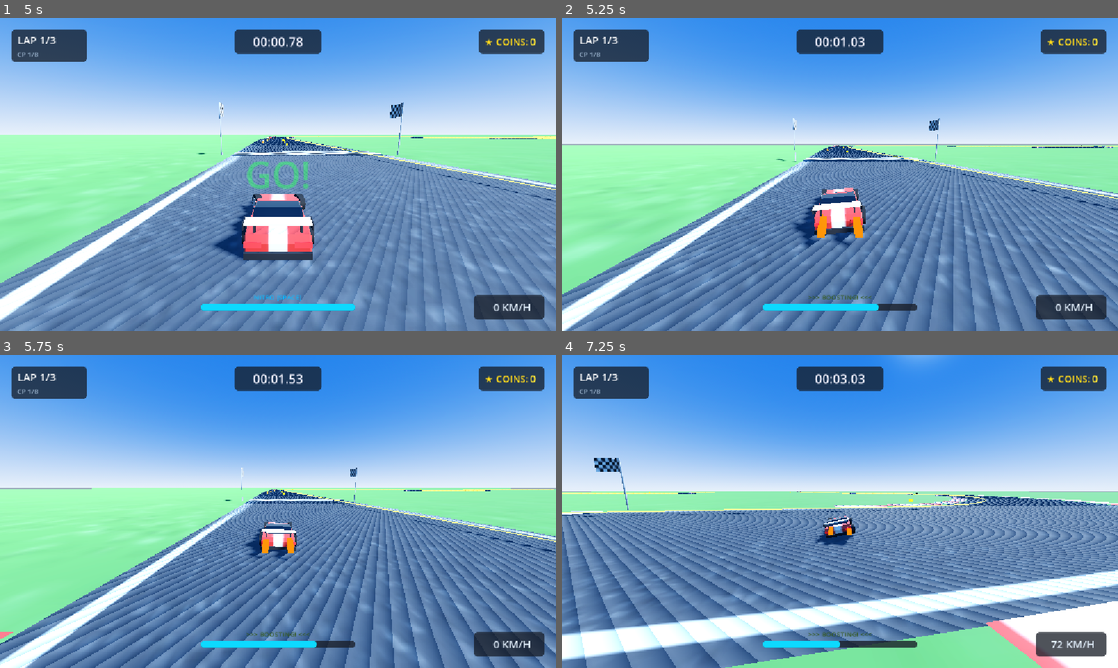
Above: before the commit, frames 1-4 (two rows, left to right).
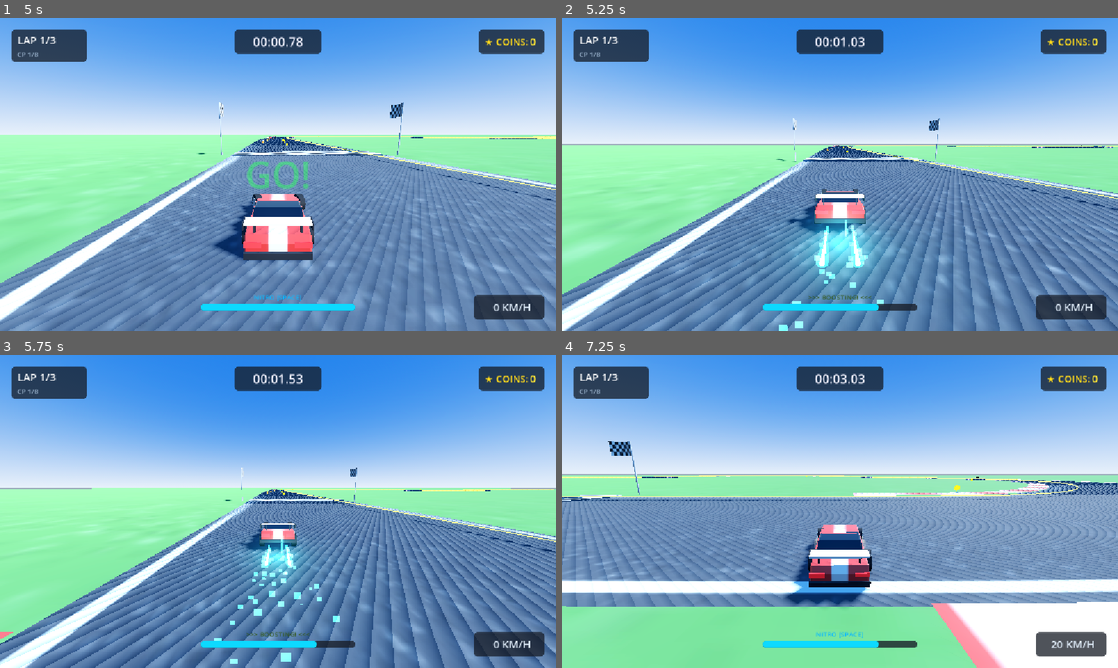
Above: after the commit, the same moments.

Repository: 0xope/Solar-Kart
Game: Godot game, scene res://Game/Scenes/TestTrack.tscn
Two runs of this game, one before a commit and one after it. Both use one fixed random seed, a clock stepped at 60 frames per second and the inputs below.
Inputs:
- Up to frame 1 (5 s): tap Enter at 0.5, 4.35 s; hold D (steer_right) 0.53-1.28 s; hold Space (nitro) 0.53-1.28 s; hold S (brake) 1.28-2.03 s; tap Space (nitro) at 1.35, 2.3, 2.85, 4.55 s; hold D (steer_right) 2.03-2.78 s; hold Enter 2.03-2.78 s; hold W (accelerate) 2.78-3.53 s; hold Space (nitro) 3.53-4.28 s; hold A (steer_left) from 3.53 s (still down)
- Up to frame 2 (5.25 s): release A (steer_left) at 5.03 s; hold S (brake) from 5.03 s (still down); hold Space (nitro) from 5.03 s (still down)
- Up to frame 3 (5.75 s): keep holding S (brake); keep holding Space (nitro)
- Up to frame 4 (7.25 s): release S (brake) at 5.78 s; release Space (nitro) at 5.78 s; hold D (steer_right) 5.78-6.53 s; tap Space (nitro) at 5.85, 6.8 s; hold W (accelerate) from 6.53 s (still down); hold Enter from 6.53 s (still down)

Frame 1 is identical in both runs. In frame 2, 3.8% of the frame differs, in the area x 12-87%, y 40-100%; in frame 3, 1.8%; in frame 4, 70%, in the area x 0-100%, y 0-100%.

Commit message:
Fix chassis tilt, calibrate acceleration and cornering momentum, and upgrade to AAA Nitro VFX

Diff:
--- a/solar-kart/Game/Scenes/PlayerKart.tscn
+++ b/solar-kart/Game/Scenes/PlayerKart.tscn
@@ -27,7 +27,7 @@
 script = ExtResource("3")
 
 [node name="NitroEffect" type="Node3D" parent="."]
-transform = Transform3D(1, 0, 0, 0, 1, 0, 0, 0, 1, 0, 0.55, 2.45)
+transform = Transform3D(1, 0, 0, 0, 1, 0, 0, 0, 1, 0, 0.36, 2.22)
 script = ExtResource("4")
 
 [node name="FlameLeft" type="MeshInstance3D" parent="NitroEffect"]
--- a/solar-kart/Game/Scripts/NitroEffect.gd
+++ b/solar-kart/Game/Scripts/NitroEffect.gd
@@ -1,50 +1,215 @@
 class_name NitroEffect
 extends Node3D
 
-@export var flicker_speed := 22.0
-@export var min_scale := 0.8
-@export var max_scale := 1.4
+@export var pulse_speed := 28.0
+@export var flame_length := 1.7
+@export var nozzle_spacing := 0.42
 
 var _controller: NitroController
-var _flames: Array[MeshInstance3D] = []
-var _particles: Array[GPUParticles3D] = []
+var _flames_outer: Array[MeshInstance3D] = []
+var _flames_inner: Array[MeshInstance3D] = []
+var _particles: Array[CPUParticles3D] = []
+var _underglow: OmniLight3D
 var _active := false
 var _time := 0.0
+var _shock_timer := 0.0
 
 func _ready() -> void:
 	_controller = get_parent().get_node_or_null("NitroController") as NitroController
-	for child in get_children():
-		if child is MeshInstance3D:
-			_flames.append(child)
-			child.visible = false
-		elif child is GPUParticles3D:
-			_particles.append(child)
-			child.emitting = false
+	_clear_initial_placeholders()
+	_build_aaa_nitro_vfx()
 
 	if _controller != null:
 		_controller.activated.connect(_on_activated)
 		_controller.deactivated.connect(_on_deactivated)
 
+func _clear_initial_placeholders() -> void:
+	for child in get_children():
+		child.queue_free()
+
+func _build_aaa_nitro_vfx() -> void:
+	# Materials
+	var outer_mat := StandardMaterial3D.new()
+	outer_mat.shading_mode = BaseMaterial3D.SHADING_MODE_UNSHADED
+	outer_mat.transparency = BaseMaterial3D.TRANSPARENCY_ALPHA
+	outer_mat.blend_mode = BaseMaterial3D.BLEND_MODE_ADD
+	outer_mat.albedo_color = Color(0.08, 0.65, 1.0, 0.85) # Electric Solar Cyan
+	outer_mat.emission_enabled = true
+	outer_mat.emission = Color(0.0, 0.75, 1.0)
+	outer_mat.emission_energy_multiplier = 4.0
+
+	var inner_mat := StandardMaterial3D.new()
+	inner_mat.shading_mode = BaseMaterial3D.SHADING_MODE_UNSHADED
+	inner_mat.transparency = BaseMaterial3D.TRANSPARENCY_ALPHA
+	inner_mat.blend_mode = BaseMaterial3D.BLEND_MODE_ADD
+	inner_mat.albedo_color = Color(0.92, 0.98, 1.0, 0.95) # White-hot plasma core
+	inner_mat.emission_enabled = true
+	inner_mat.emission = Color(0.85, 0.95, 1.0)
+	inner_mat.emission_energy_multiplier = 6.0
+
+	var particle_mat := StandardMaterial3D.new()
+	particle_mat.shading_mode = BaseMaterial3D.SHADING_MODE_UNSHADED
+	particle_mat.transparency = BaseMaterial3D.TRANSPARENCY_ALPHA
+	particle_mat.blend_mode = BaseMaterial3D.BLEND_MODE_ADD
+	particle_mat.albedo_color = Color(0.2, 0.85, 1.0, 0.9)
+
+	var quad_mesh := QuadMesh.new()
+	quad_mesh.size = Vector2(0.12, 0.12)
+	quad_mesh.material = particle_mat
+
+	var offsets := [-nozzle_spacing, nozzle_spacing]
+
+	for offset_x in offsets:
+		var nozzle := Node3D.new()
+		nozzle.name = "Nozzle_%s" % ("L" if offset_x < 0 else "R")
+		nozzle.position = Vector3(offset_x, 0, 0)
+		add_child(nozzle)
+
+		# 1. Outer Supersonic Flame Cone
+		var outer_mesh := CylinderMesh.new()
+		outer_mesh.top_radius = 0.02
+		outer_mesh.bottom_radius = 0.16
+		outer_mesh.height = flame_length
+		outer_mesh.radial_segments = 12
+
+		var outer_inst := MeshInstance3D.new()
+		outer_inst.mesh = outer_mesh
+		outer_inst.material_override = outer_mat
+		# Cylinder default is along Y; rotate 90 deg around X so bottom is forward, top is back (+Z)
+		outer_inst.rotation_degrees = Vector3(-90, 0, 0)
+		outer_inst.position = Vector3(0, 0, flame_length * 0.5)
+		outer_inst.visible = false
+		nozzle.add_child(outer_inst)
+		_flames_outer.append(outer_inst)
+
+		# 2. Inner White-Hot Plasma Core
+		var inner_mesh := CylinderMesh.new()
+		inner_mesh.top_radius = 0.005
+		inner_mesh.bottom_radius = 0.07
+		inner_mesh.height = flame_length * 1.15
+		inner_mesh.radial_segments = 8
+
+		var inner_inst := MeshInstance3D.new()
+		inner_inst.mesh = inner_mesh
+		inner_inst.material_override = inner_mat
+		inner_inst.rotation_degrees = Vector3(-90, 0, 0)
+		inner_inst.position = Vector3(0, 0, flame_length * 0.55)
+		inner_inst.visible = false
+		nozzle.add_child(inner_inst)
+		_flames_inner.append(inner_inst)
+
+		# 3. High-Velocity Sparks / Embers Particle Stream
+		var cpu_p := CPUParticles3D.new()
+		cpu_p.name = "Sparks"
+		cpu_p.mesh = quad_mesh
+		cpu_p.emitting = false
+		cpu_p.amount = 36
+		cpu_p.lifetime = 0.32
+		cpu_p.speed_scale = 1.2
+		cpu_p.explosiveness = 0.0
+		cpu_p.randomness = 0.35
+		cpu_p.direction = Vector3(0, 0, 1) # Streams straight backward (+Z)
+		cpu_p.spread = 7.0
+		cpu_p.initial_velocity_min = 18.0
+		cpu_p.initial_velocity_max = 28.0
+		cpu_p.gravity = Vector3(0, -1.5, 0)
+		cpu_p.scale_amount_min = 0.7
+		cpu_p.scale_amount_max = 1.4
+		cpu_p.color = Color(0.3, 0.9, 1.0, 0.9)
+		nozzle.add_child(cpu_p)
+		_particles.append(cpu_p)
+
+	# 4. Dynamic Neon Ground Light
+	_underglow = OmniLight3D.new()
+	_underglow.name = "NitroUnderglow"
+	_underglow.light_color = Color(0.1, 0.82, 1.0)
+	_underglow.light_energy = 0.0
+	_underglow.omni_range = 6.0
+	_underglow.omni_attenuation = 1.3
+	_underglow.position = Vector3(0, -0.15, 0.4)
+	add_child(_underglow)
+
 func _process(delta: float) -> void:
 	if not _active:
+		if _underglow != null and _underglow.light_energy > 0.0:
+			_underglow.light_energy = move_toward(_underglow.light_energy, 0.0, 10.0 * delta)
 		return
+
 	_time += delta
-	var pulse := lerpf(min_scale, max_scale, 0.5 + 0.5 * sin(_time * flicker_speed))
-	var flicker_x := 0.9 + 0.2 * randf()
-	for flame in _flames:
-		flame.scale = Vector3(flicker_x, flicker_x, pulse)
+	_shock_timer += delta
+
+	# Supersonic Flame Pulse Animation
+	var pulse := 1.0 + 0.18 * sin(_time * pulse_speed)
+	var jitter_x := 0.92 + 0.16 * randf()
+	var jitter_y := 0.92 + 0.16 * randf()
+
+	for flame in _flames_outer:
+		flame.scale = Vector3(jitter_x, jitter_y, pulse)
+
+	for core in _flames_inner:
+		var core_pulse := 1.0 + 0.25 * sin(_time * (pulse_speed * 1.3))
+		core.scale = Vector3(jitter_y * 0.9, jitter_x * 0.9, core_pulse)
+
+	# Neon Underglow Pulsing
+	if _underglow != null:
+		var target_energy := 3.2 + 0.8 * sin(_time * 20.0)
+		_underglow.light_energy = lerpf(_underglow.light_energy, target_energy, 24.0 * delta)
+
+	# Periodic Supersonic Shock Rings (Mach diamonds)
+	if _shock_timer >= 0.11:
+		_shock_timer = 0.0
+		_spawn_shock_ring()
+
+func _spawn_shock_ring() -> void:
+	var ring := MeshInstance3D.new()
+	var torus := TorusMesh.new()
+	torus.inner_radius = 0.16
+	torus.outer_radius = 0.22
+	torus.rings = 16
+	torus.ring_segments = 6
+
+	var mat := StandardMaterial3D.new()
+	mat.shading_mode = BaseMaterial3D.SHADING_MODE_UNSHADED
+	mat.transparency = BaseMaterial3D.TRANSPARENCY_ALPHA
+	mat.blend_mode = BaseMaterial3D.BLEND_MODE_ADD
+	mat.albedo_color = Color(0.25, 0.85, 1.0, 0.8)
+
+	ring.mesh = torus
+	ring.material_override = mat
+	# Align ring perpendicular to +Z direction
+	ring.rotation_degrees = Vector3(90, 0, 0)
+	get_parent().get_parent().add_child(ring)
+
+	ring.global_position = global_position + Vector3(0, 0.05, 0.2)
+
+	var tween := ring.create_tween()
+	var final_scale := Vector3(2.6, 2.6, 2.6)
+	var final_pos := ring.global_position + global_transform.basis.z * 1.8
+	tween.tween_property(ring, "scale", final_scale, 0.22)
+	tween.parallel().tween_property(ring, "global_position", final_pos, 0.22)
+	tween.parallel().tween_property(mat, "albedo_color:a", 0.0, 0.22)
+	tween.tween_callback(ring.queue_free)
 
 func _on_activated() -> void:
 	_active = true
 	_time = 0.0
-	for flame in _flames:
+	_shock_timer = 0.0
+
+	for flame in _flames_outer:
 		flame.visible = true
+	for core in _flames_inner:
+		core.visible = true
 	for p in _particles:
 		p.emitting = true
+		p.restart()
+	if _underglow != null:
+		_underglow.light_energy = 3.5
 
 func _on_deactivated() -> void:
 	_active = false
-	for flame in _flames:
+	for flame in _flames_outer:
 		flame.visible = false
+	for core in _flames_inner:
+		core.visible = false
 	for p in _particles:
 		p.emitting = false
--- a/solar-kart/Game/Scripts/PlayerKart.gd
+++ b/solar-kart/Game/Scripts/PlayerKart.gd
@@ -3,21 +3,21 @@
 
 @export var max_forward_speed := 36.0
 @export var max_reverse_speed := 10.0
-@export var acceleration := 22.0
-@export var launch_boost_factor := 1.35
-@export var launch_boost_threshold := 12.0
-@export var brake_deceleration := 36.0
-@export var coast_deceleration := 6.0
+@export var acceleration := 13.0
+@export var launch_boost_factor := 1.18
+@export var launch_boost_threshold := 8.5
+@export var brake_deceleration := 24.0
+@export var coast_deceleration := 4.5
 @export var reverse_acceleration := 12.0
 @export var reverse_engage_speed := 0.5
 
-@export var turn_rate := 2.8
+@export var turn_rate := 2.6
 @export var steering_full_speed := 14.0
-@export var steering_min_factor := 0.38
-@export var lateral_grip := 16.0
-@export var max_lateral_slip := 4.5
-@export var turn_drag := 3.0
-@export var sharp_steer_threshold := 0.70
+@export var steering_min_factor := 0.42
+@export var lateral_grip := 18.0
+@export var max_lateral_slip := 3.5
+@export var turn_drag := 0.35
+@export var sharp_steer_threshold := 0.88
 
 @export var suspension_spring_stiffness := 20.0
 @export var suspension_damping := 8.5
@@ -220,13 +220,7 @@
 	_intended_velocity = velocity
 
 func _move_kart(delta: float) -> void:
-	var previous_position := global_position
 	move_and_slide()
-	var actual_velocity := (global_position - previous_position) / maxf(delta, 0.0001)
-	var forward := -global_transform.basis.z
-	var right := global_transform.basis.x
-	_forward_speed = actual_velocity.dot(forward)
-	_lateral_speed = actual_velocity.dot(right)
 
 	for i in get_slide_collision_count():
 		var collision := get_slide_collision(i)
@@ -241,13 +235,14 @@
 		return
 
 	# Target Pitch: Squat on launch/accel, Dive on heavy braking
+	# In Body (child of 90-deg rotated model), pitch rotates around local Z axis
 	var target_pitch := 0.0
 	if throttle > 0.1:
-		target_pitch = -max_body_pitch * clampf(throttle, 0.0, 1.0)
+		target_pitch = max_body_pitch * clampf(throttle, 0.0, 1.0)
 		if is_nitro_active():
 			target_pitch *= 1.45 # Extra punchy squat on boost!
 	elif throttle < -0.1:
-		target_pitch = max_body_pitch * 1.25 * clampf(-throttle, 0.0, 1.0)
+		target_pitch = -max_body_pitch * 1.15 * clampf(-throttle, 0.0, 1.0)
 
 	# Harmonic Spring Pitch
 	var pitch_force := (target_pitch - _body_pitch) * suspension_spring_stiffness
@@ -255,7 +250,8 @@
 	_body_pitch_velocity *= exp(-suspension_damping * delta)
 	_body_pitch += _body_pitch_velocity * delta
 
-	# Target Roll: Chassis rolls into/out of turns with centrifugal force
+	# Target Roll: Chassis rolls with cornering force
+	# In Body, roll rotates around local X axis
 	var speed_factor := clampf(absf(_forward_speed) / 18.0, 0.0, 1.0)
 	var target_roll := -steer * max_body_roll * speed_factor
 
@@ -271,8 +267,9 @@
 	_bounce_offset = sin(_suspension_time) * bounce_amplitude * speed_factor
 
 	# Apply to visual chassis node
-	_body_node.rotation.x = _body_pitch
-	_body_node.rotation.z = _body_roll
+	# X is roll (tilting left/right), Z is pitch (tilting front/back)
+	_body_node.rotation.x = _body_roll
+	_body_node.rotation.z = _body_pitch
 	_body_node.position.y = _bounce_offset
 
 func _animate_wheels(delta: float) -> void:
